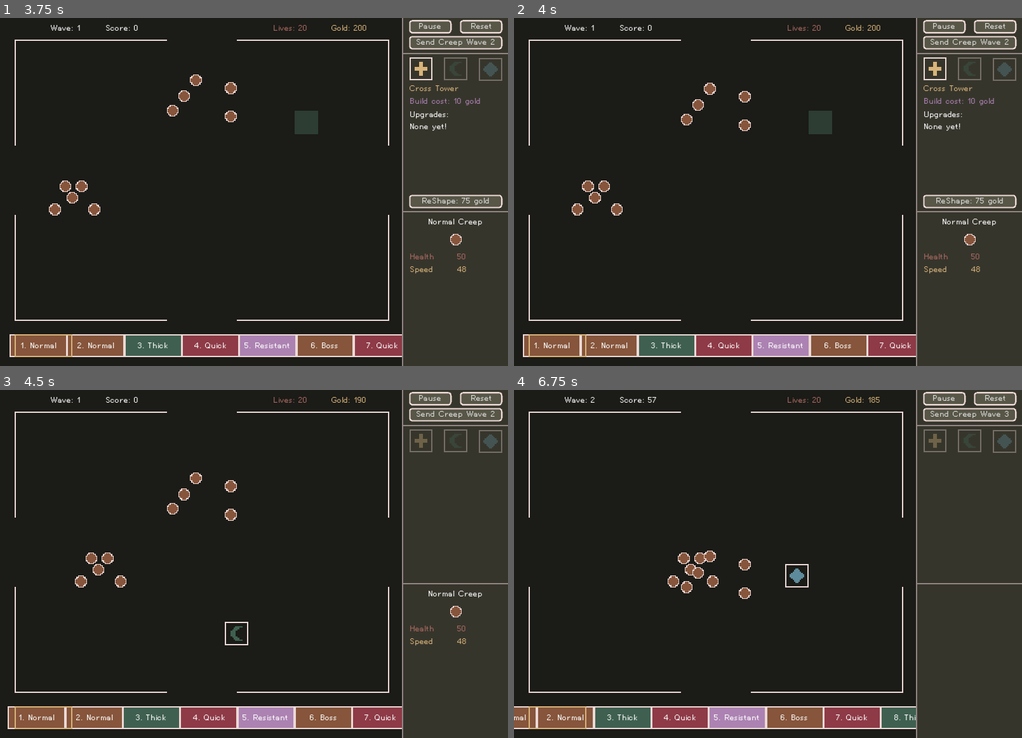
Above: before the commit, frames 1-4 (two rows, left to right).
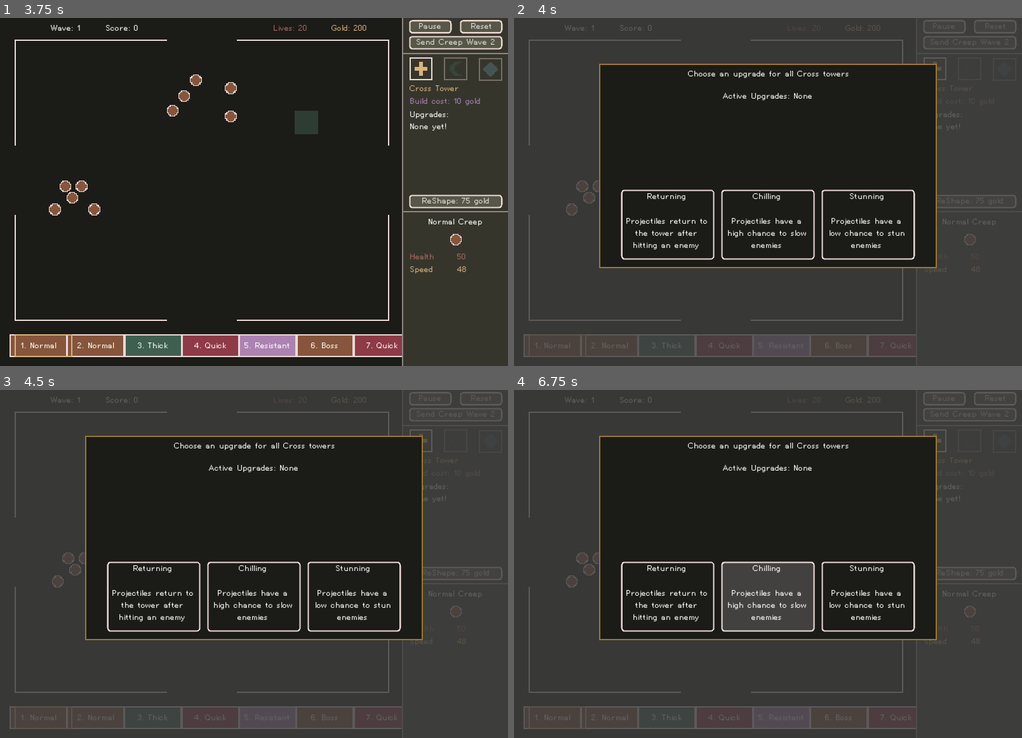
Above: after the commit, the same moments.

Repository: nolenroyalty/ReShape-TD
Game: Godot game, scene res://Main.tscn
Same seed, same stepped clock (60 frames per second), same inputs: the game is played once before the commit and once after it.
Inputs (mouse positions are in pixels of both pictures, inside the frame that each line leads up to):
- Up to frame 1 (3.75 s): click "Start" at 0.5 s; click (10, 209) at 1.27 s; move the mouse to (203, 181) at 2.02 s; hold U (upgrade_tower) 2.03-2.78 s; tap R (reshape_tower, bound only after the commit) at 2.1, 3.05 s; click (203, 181) at 2.17 s; move the mouse to (152, 209) at 2.77 s; tap Shift (continue_building) at 2.85 s; move the mouse to (304, 115) at 3.52 s; hold U (upgrade_tower) from 3.53 s (still down); tap 1 (select_tower_1) at 3.6 s
- Up to frame 2 (4 s): keep holding U (upgrade_tower); tap R (reshape_tower, bound only after the commit) at 3.8 s
- Up to frame 3 (4.5 s): keep holding U (upgrade_tower); move the mouse to (228, 633) at 4.27 s; tap 2 (select_tower_2) at 4.35 s; click (228, 633) at 4.42 s
- Up to frame 4 (6.75 s): tap R (reshape_tower, bound only after the commit) at 4.55, 5.3, 6.05 s; move the mouse to (920, 616) at 5.02 s; release U (upgrade_tower) at 5.03 s; tap 3 (select_tower_3) at 5.1 s; move the mouse to (615, 511) at 5.77 s; tap S (sell_tower) at 5.85 s; move the mouse to (793, 564) at 6.52 s; tap N (send_wave) at 6.6 s; click (793, 564) at 6.67 s

Frame 1 is identical in both runs. In frame 2, 50% of the frame differs, in the area x 0-100%, y 0-100%; in frame 3, 50%; in frame 4, 53%.

Commit message:
more hotkeys

Diff:
--- a/project.godot
+++ b/project.godot
@@ -164,6 +164,11 @@
 "events": [ Object(InputEventKey,"resource_local_to_scene":false,"resource_name":"","device":0,"alt":false,"shift":false,"control":false,"meta":false,"command":false,"pressed":false,"scancode":85,"physical_scancode":0,"unicode":0,"echo":false,"script":null)
  ]
 }
+reshape_tower={
+"deadzone": 0.5,
+"events": [ Object(InputEventKey,"resource_local_to_scene":false,"resource_name":"","device":0,"alt":false,"shift":false,"control":false,"meta":false,"command":false,"pressed":false,"scancode":82,"physical_scancode":0,"unicode":0,"echo":false,"script":null)
+ ]
+}
 
 [layer_names]
 
--- a/ui/ReshapeUpgradeSelector.gd
+++ b/ui/ReshapeUpgradeSelector.gd
@@ -130,6 +130,10 @@
 func gold_updated(_amount):
 	update_disabled_state()
 
+func _process(_delta):
+	if Input.is_action_just_pressed("reshape_tower") and current != null:
+		handle_reshape_pressed()
+
 func _ready():
 	cross.connect("pressed", self, "handle_shape_pressed", [C.SHAPE.CROSS])
 	crescent.connect("pressed", self, "handle_shape_pressed", [C.SHAPE.CRESCENT])
